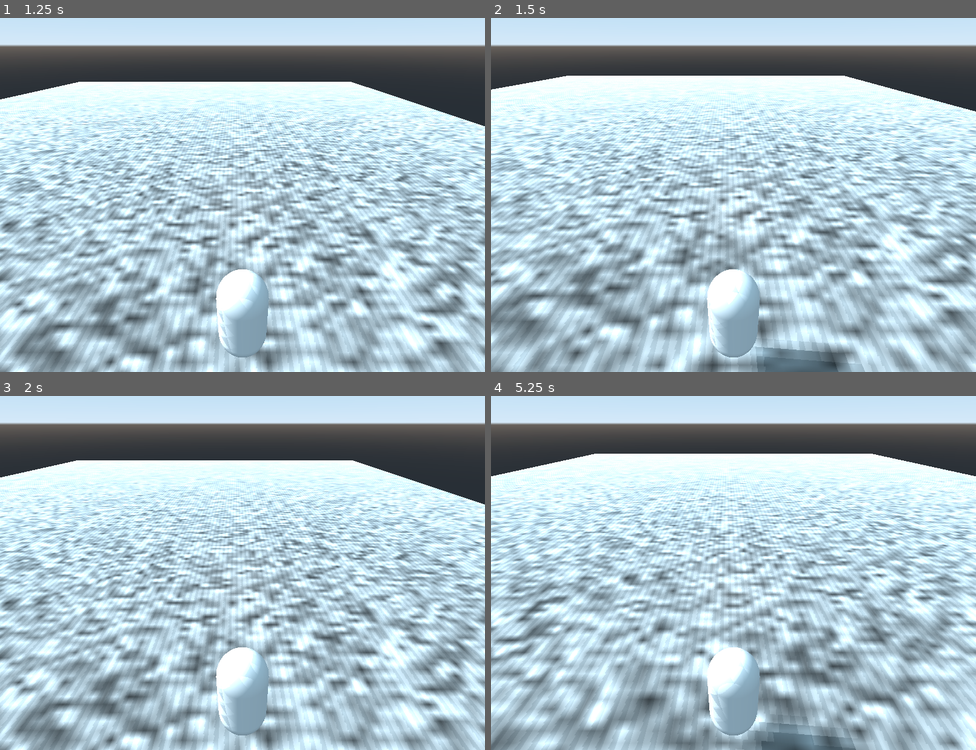
Above: before the commit, frames 1-4 (two rows, left to right).
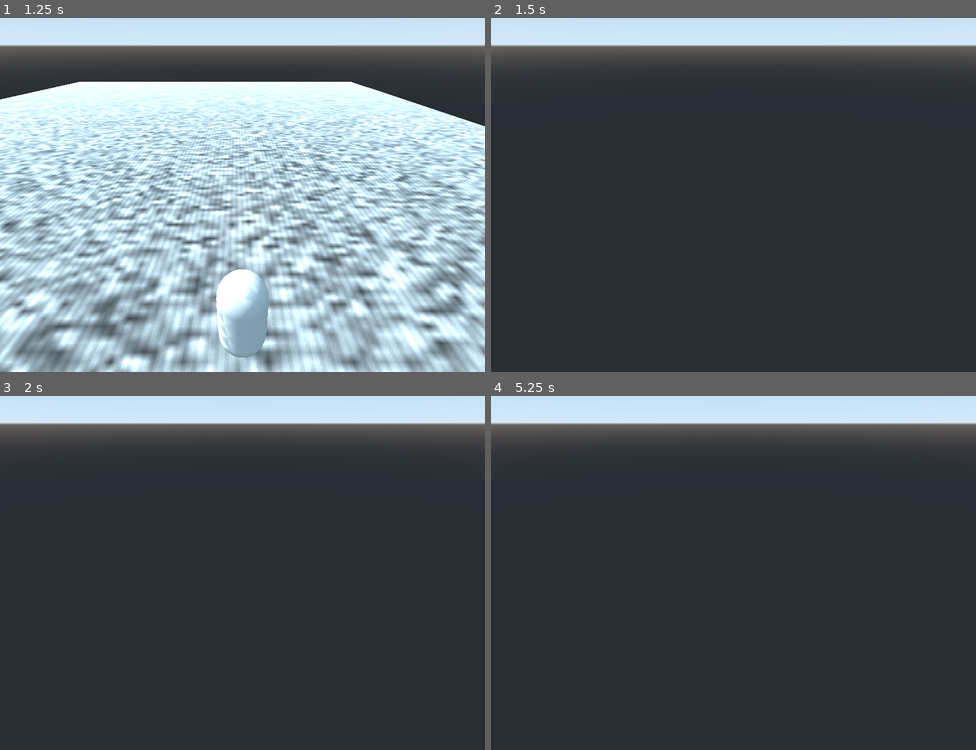
Above: after the commit, the same moments.

Repository: rans0000/endless-runner
Game: Godot game, scene res://World/World.tscn
Two runs of this game, one before a commit and one after it. Both use one fixed random seed, a clock stepped at 60 frames per second and the inputs below.
Inputs:
- Up to frame 1 (1.25 s): tap Enter at 0.5 s; hold D (move_right) from 0.53 s (still down); hold S (move_stop) from 0.53 s (still down); tap Space (jump) at 0.77 s
- Up to frame 2 (1.5 s): release D (move_right) at 1.28 s; release S (move_stop) at 1.28 s; hold Down (ui_down) from 1.28 s (still down); tap S (move_stop) at 1.35 s
- Up to frame 3 (2 s): keep holding Down (ui_down); tap Space (jump) at 1.52 s
- Up to frame 4 (5.25 s): release Down (ui_down) at 2.03 s; hold D (move_right) 2.03-2.78 s; hold S (move_stop) 2.03-2.78 s; tap Space (jump) at 2.75, 3.02, 3.77, 4.52 s; hold W (move_forward) 2.78-3.53 s; tap S (move_stop) at 2.85, 4.35 s; hold S (move_stop) 3.53-4.28 s; hold A (move_left) 3.53-5.03 s; hold Down (ui_down) from 5.03 s (still down); hold S (move_stop) from 5.03 s (still down)

Frame 1 is identical in both runs. In frame 2, 82% of the frame differs, in the area x 0-100%, y 16-100%; in frame 3, 80%; in frame 4, 82%.

Commit message:
Add controls to look back in the scene for testing purpose.

Diff:
--- a/Player/Camera.gd
+++ b/Player/Camera.gd
@@ -1 +1,7 @@
 extends Camera
+
+func _input(event):
+	if event.is_action_pressed("ui_down"):
+		rotate_y(deg2rad(180))
+	elif event.is_action_released("ui_down"):
+		rotate_y(deg2rad(180))
